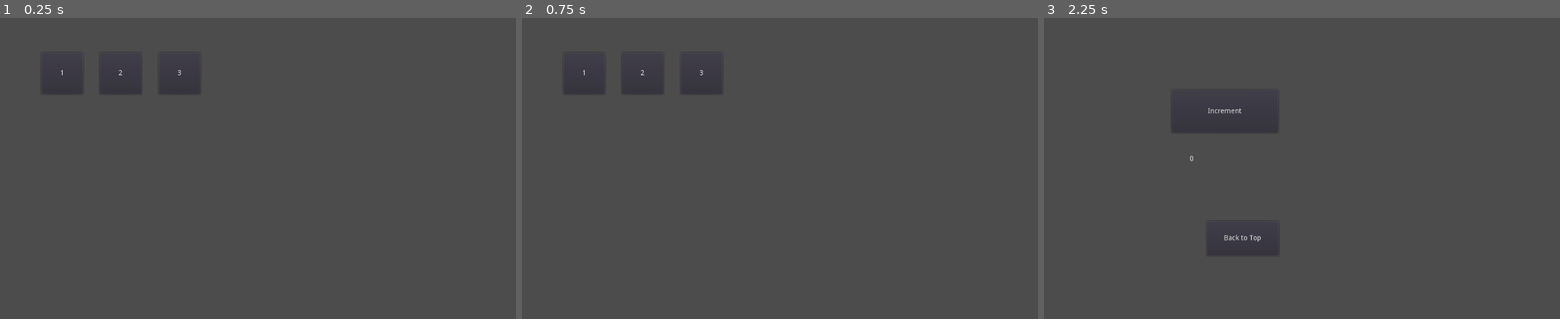
Above: before the commit, frames 1-3 (left to right).
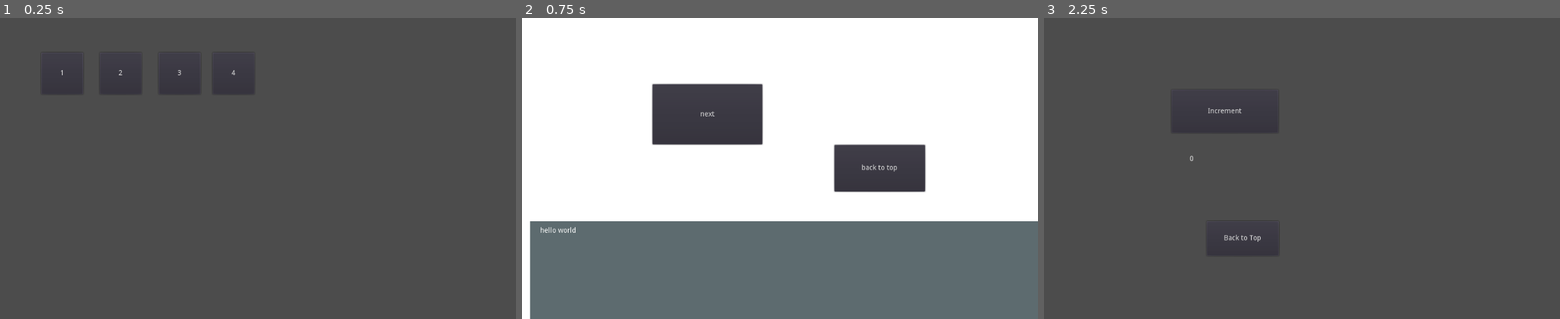
Above: after the commit, the same moments.

Repository: jiro4989/godot_practice
Game: Godot game, scene res://Top.tscn
Same seed, same stepped clock (60 frames per second), same inputs: the game is played once before the commit and once after it. The engine's default icon, where the game draws it, is replaced by a stand-in: a white triangle on a blue panel in a dark square.
Inputs (mouse positions are in pixels of both pictures, inside the frame that each line leads up to):
- Up to frame 1 (0.25 s): no input
- Up to frame 2 (0.75 s): click (754, 72) at 0.5 s, where only the run after the commit has a clickable "4"
- Up to frame 3 (2.25 s): click (1400, 168) at 1.25 s, where only the run after the commit has a clickable "back to top"; click "1" at 2 s

The runs differ from the first frame. In frame 1, less than 0.1% of the frame differs, in the area x 44-46%, y 17-20%; in frame 2, 93%, in the area x 0-100%, y 0-100%; in frame 3, nothing differs.

Commit message:
テキストを切り替えるサンプルを追加

Diff:
--- a/Top.gd
+++ b/Top.gd
@@ -16,3 +16,6 @@
 
 func _on_Button003_pressed():
 	get_tree().change_scene("res://s003_move_camera/Scene.tscn")
+
+func _on_Button004_pressed():
+	get_tree().change_scene("res://s004_change_ui_text/scene.tscn")
--- a/Top.tscn
+++ b/Top.tscn
@@ -45,6 +45,18 @@
 "_edit_use_anchors_": false
 }
 
+[node name="Button004" type="Button" parent="Control"]
+margin_left = 422.0
+margin_top = 69.0
+margin_right = 505.0
+margin_bottom = 152.0
+rect_pivot_offset = Vector2( 101, 107 )
+text = "4"
+__meta__ = {
+"_edit_use_anchors_": false
+}
+
 [connection signal="pressed" from="Control/Button001" to="." method="_on_Button001_pressed"]
 [connection signal="pressed" from="Control/Button002" to="." method="_on_Button002_pressed"]
 [connection signal="pressed" from="Control/Button003" to="." method="_on_Button003_pressed"]
+[connection signal="pressed" from="Control/Button004" to="." method="_on_Button004_pressed"]
--- /dev/null
+++ b/s004_change_ui_text/scene.gd
@@ -0,0 +1,27 @@
+extends Node2D
+
+var text_index = 0
+var texts = [
+	"hello world",
+	"hello world world",
+	"sushi kuitai",
+	"test test test test test test test test test test test test test test test test test test test test test test test test test test test test test test test test test test test test test test",
+	"FIN"
+]
+
+# 別ノードを参照するときはonreadyを使う
+onready var text_label = $background/text_area/text
+
+func _ready():
+	pass # Replace with function body.
+
+func _process(delta):
+	text_label.text = texts[text_index]
+
+func _on_next_button_pressed():
+	if text_index < texts.size() - 1:
+		text_index += 1
+
+
+func _on_back_to_top_pressed():
+	get_tree().change_scene("res://Top.tscn")
--- /dev/null
+++ b/s004_change_ui_text/scene.tscn
@@ -0,0 +1,58 @@
+[gd_scene load_steps=3 format=2]
+
+[ext_resource path="res://s004_change_ui_text/scene.gd" type="Script" id=1]
+[ext_resource path="res://s004_change_ui_text/text.gd" type="Script" id=2]
+
+[node name="Node2D" type="Node2D"]
+script = ExtResource( 1 )
+
+[node name="background" type="ColorRect" parent="."]
+margin_right = 1058.0
+margin_bottom = 631.0
+__meta__ = {
+"_edit_use_anchors_": false
+}
+
+[node name="text_area" type="ColorRect" parent="background"]
+margin_left = 16.0
+margin_top = 405.0
+margin_right = 1035.0
+margin_bottom = 613.0
+color = Color( 0.368627, 0.423529, 0.439216, 1 )
+__meta__ = {
+"_edit_use_anchors_": false
+}
+
+[node name="text" type="Label" parent="background/text_area"]
+margin_left = 20.0
+margin_top = 12.0
+margin_right = 990.0
+margin_bottom = 194.0
+autowrap = true
+script = ExtResource( 2 )
+__meta__ = {
+"_edit_use_anchors_": false
+}
+
+[node name="next_button" type="Button" parent="background"]
+margin_left = 259.0
+margin_top = 132.0
+margin_right = 477.0
+margin_bottom = 252.0
+text = "next"
+__meta__ = {
+"_edit_use_anchors_": false
+}
+
+[node name="back_to_top" type="Button" parent="background"]
+margin_left = 620.0
+margin_top = 253.0
+margin_right = 800.0
+margin_bottom = 346.0
+text = "back to top"
+__meta__ = {
+"_edit_use_anchors_": false
+}
+
+[connection signal="pressed" from="background/next_button" to="." method="_on_next_button_pressed"]
+[connection signal="pressed" from="background/back_to_top" to="." method="_on_back_to_top_pressed"]
--- /dev/null
+++ b/s004_change_ui_text/text.gd
@@ -0,0 +1,9 @@
+extends Label
+
+
+# Called when the node enters the scene tree for the first time.
+func _ready():
+	pass # Replace with function body.
+
+func _process(delta):
+	pass
